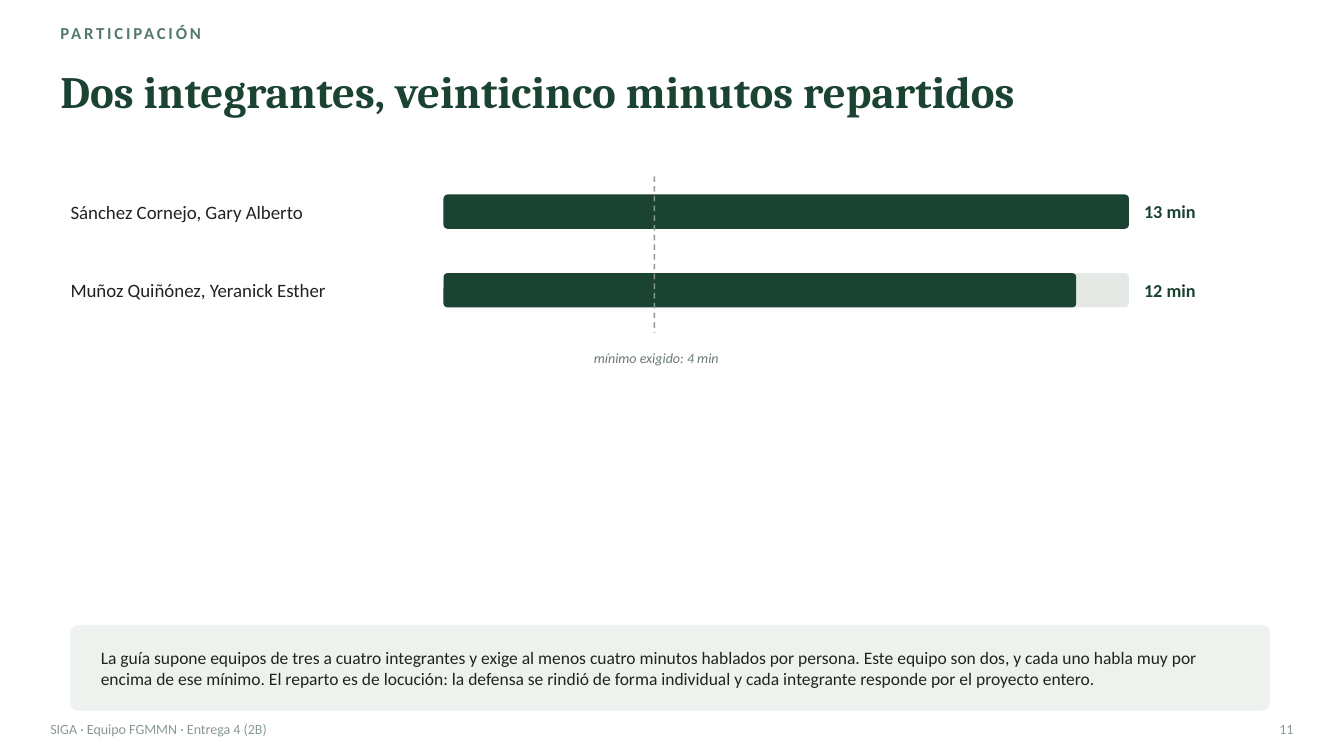
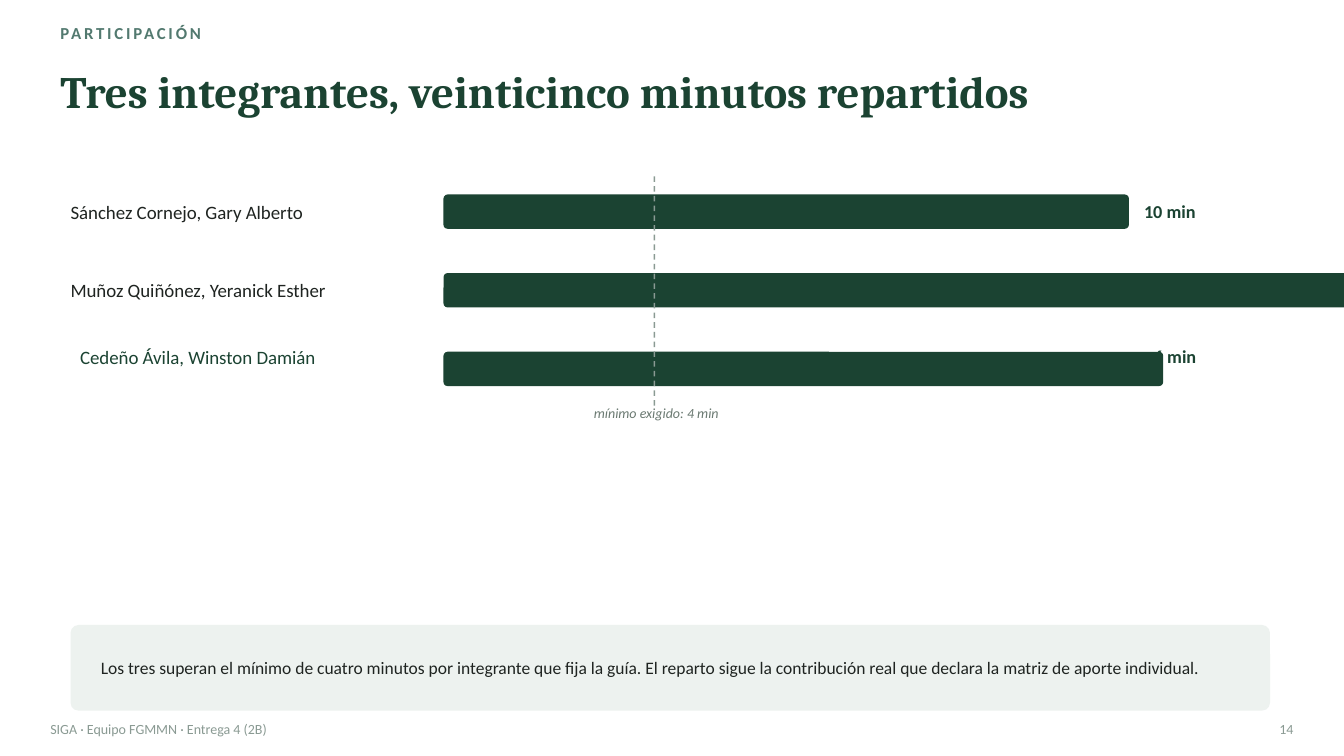
Before and after one commit to gsanchezc6-beep/SIGA_FGMMN_ISR401_AVANCE_2B, a slide deck: slide 14 of 08_Defensa/presentacion.pptx (slide 11 before the commit). Drawn at 1344x756 pixels with LibreOffice and Linux fonts; fonts in the diff are those of the drawing. Boxes give left, top, right and bottom in pixels: in the first picture for what was removed or moved away, otherwise in the second. Text is boxed around its words. In the diff, an @@ line names an element or a change of style, - is before the commit and + after.

Commit message:
feat(defensa): anade el bloque de verificacion, trazabilidad y campo, y pasa el mazo a tres integrantes

```diff
--- a/08_Defensa/presentacion.pptx
+++ b/08_Defensa/presentacion.pptx
@@ text at [60, 77, 1029, 118]: text changed @@
-Dos integrantes, veinticinco minutos repartidos
+Tres integrantes, veinticinco minutos repartidos
@@ line moved from (654, 176) - (654, 333) to (654, 176) - (654, 408) @@
@@ text at [1144, 205, 1196, 218]: text changed @@
-13 min
+10 min
@@ rounded rectangle: place and size @@
-rounded rectangle at [444, 273, 1129, 308]
+rounded rectangle at [444, 273, 1344, 308]
@@ rounded rectangle at [444, 273, 1344, 308]: fill #E4E9E6 to #1B4332 @@
@@ text added at [80, 349, 316, 366], 13.5 pt, text #1B4332 @@
+Cedeño Ávila, Winston Damián
@@ rounded rectangle: place and size @@
-rounded rectangle at [444, 273, 1077, 308]
+rounded rectangle at [444, 352, 1164, 386]
@@ text "6 min" at [1154, 348, 1196, 363]: vertical alignment middle to top @@
@@ text at [1154, 348, 1196, 363]: text changed @@
-12 min
+6 min
@@ text "mínimo exigido: 4 min": place and size @@
-text "mínimo exigido: 4 min" at [594, 353, 718, 366]
+text "mínimo exigido: 4 min" at [594, 408, 718, 421]
@@ text at [101, 662, 1198, 677]: text changed @@
-La guía supone equipos de tres a cuatro integrantes y exige al menos cuatro minutos hablados por persona. Este equipo son dos, y cada uno habla muy por encima de ese mínimo. El reparto es de locución: la defensa se rindió de forma individual y cada integrante responde por el proyecto entero.
+Los tres superan el mínimo de cuatro minutos por integrante que fija la guía. El reparto sigue la contribución real que declara la matriz de aporte individual.
@@ text at [1279, 725, 1293, 734]: text changed @@
-11
+14
```
Also in this commit, not shown: 4 other slides changed, 3 slides added, 1 other file.
